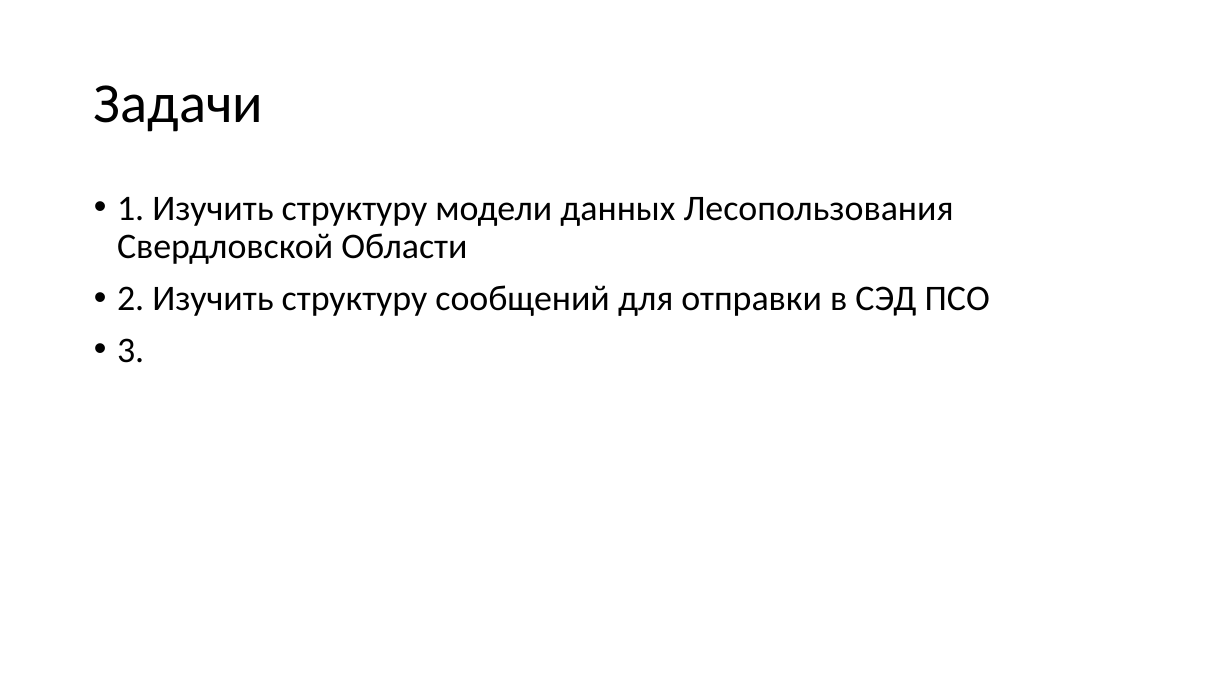
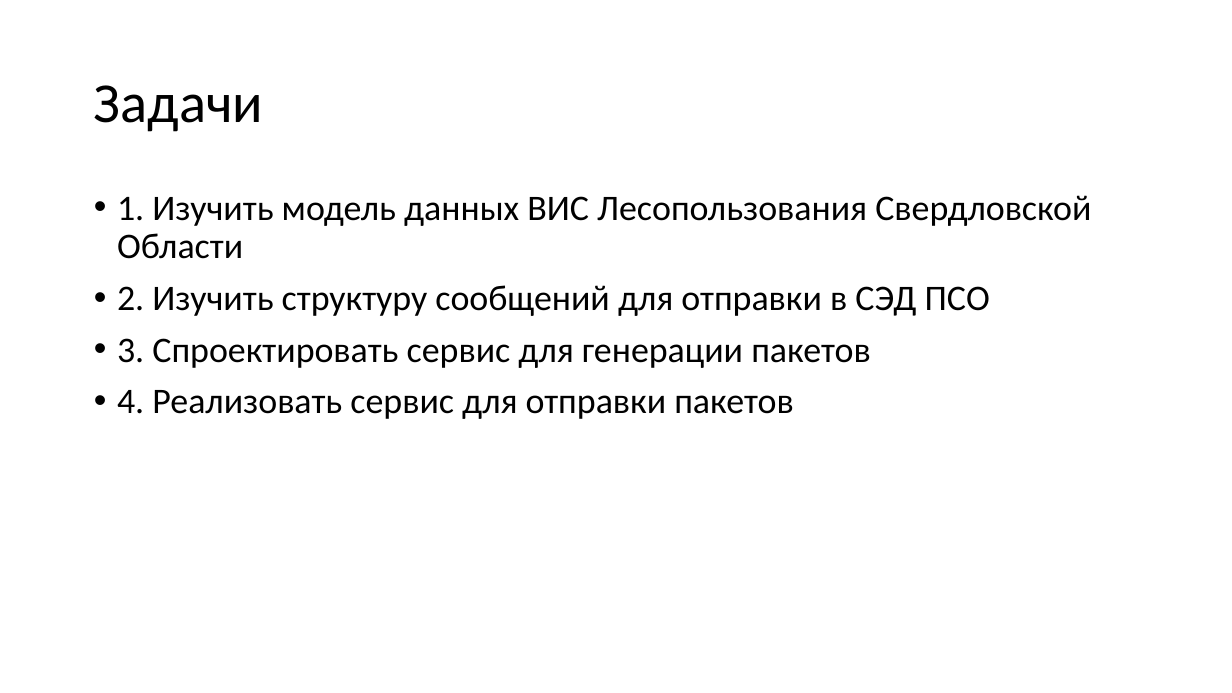
Before and after one commit to mcdodik20008/docs, a slide deck: slide 4 of Prezentatsia.pptx. Drawn at 1232x693 pixels with LibreOffice and Linux fonts; fonts in the diff are those of the drawing. Boxes give left, top, right and bottom in pixels: in the first picture for what was removed or moved away, otherwise in the second. Text is boxed around its words. In the diff, an @@ line names an element or a change of style, - is before the commit and + after.

```diff
--- a/Prezentatsia.pptx
+++ b/Prezentatsia.pptx
@@ text at (x1=117, y1=195, x2=1091, y2=259): text changed; text colour #000000 to #303030 @@
-• 1. Изучить структуру модели данных Лесопользования Свердловской Области
+• 1. Изучить модель данных ВИС Лесопользования Свердловской Области
@@ text at (x1=117, y1=338, x2=870, y2=419): text changed; text colour #000000 to #303030 @@
-• 3.
+• 3. Спроектировать сервис для генерации пакетов
+• 4. Реализовать сервис для отправки пакетов
```
Also in this commit, not shown: 5 other slides changed, 1 slide added, 1 slide removed.
